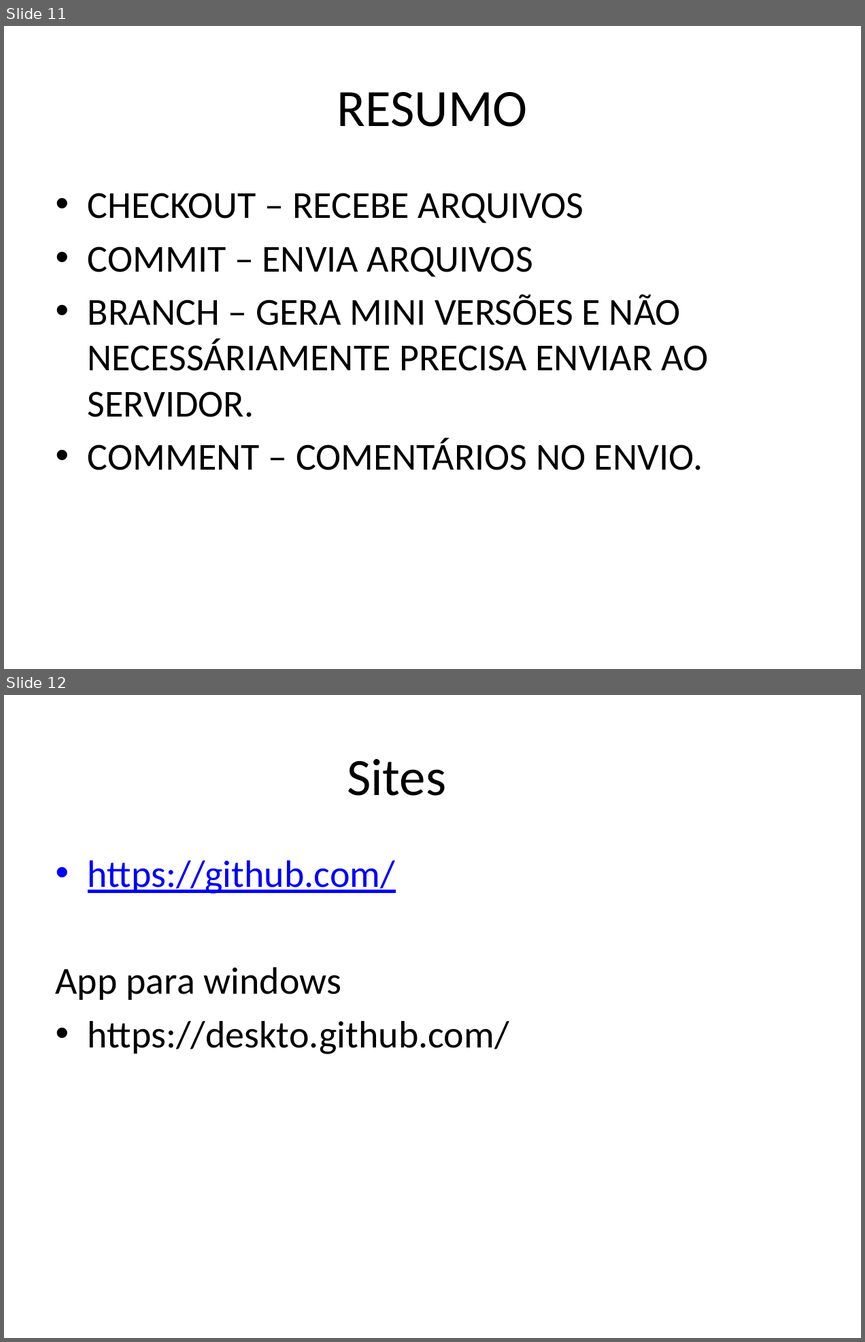
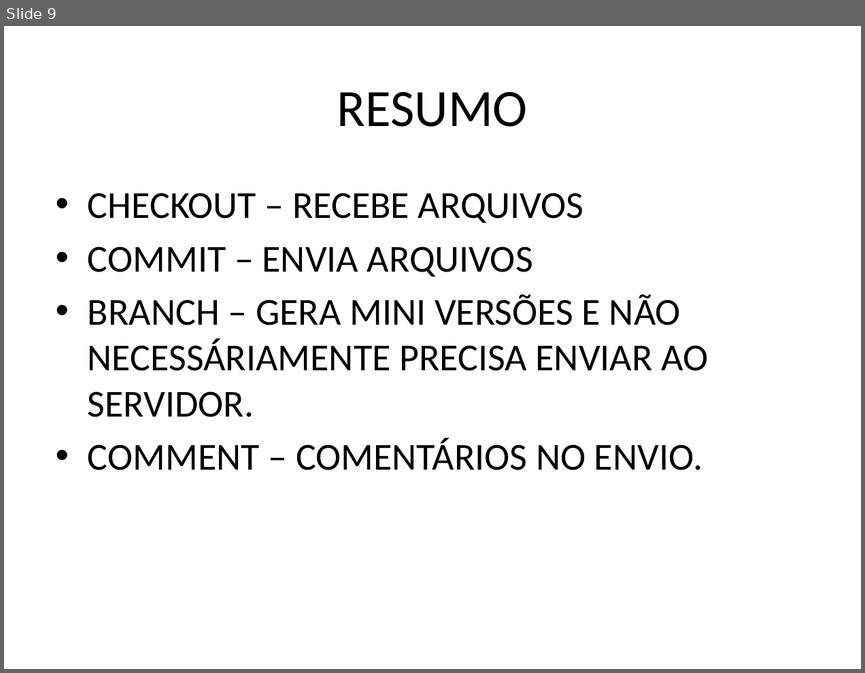
Before and after one commit to feliperoecker/tei, a slide deck: GIT.pptx. Shown one above the other, each under a label of ours: slides 11 and 12 before the commit, slide 9 after it. The pictures are 865x1342 and 865x673 pixels, drawn with LibreOffice and Linux fonts; fonts in the diff are those of the drawing. Boxes give left, top, right and bottom in pixels: in the first picture for what was removed or moved away, otherwise in the second. Text is boxed around its words. In the diff, an @@ line names an element or a change of style, - is before the commit and + after.

```diff
--- a/GIT.pptx
+++ b/GIT.pptx
@@ slide 12 removed at [4, 695, 861, 1338], background #FFFFFF @@
@@ title removed at [347, 759, 446, 796] @@
-Sites
@@ text removed at [56, 860, 509, 1054] @@
-• https://github.com/
-App para windows
-• https://deskto.github.com/
@@ what was slide 11 is now slide 9 @@
```
Also in this commit, not shown: 4 slides changed, 2 other slides removed.
